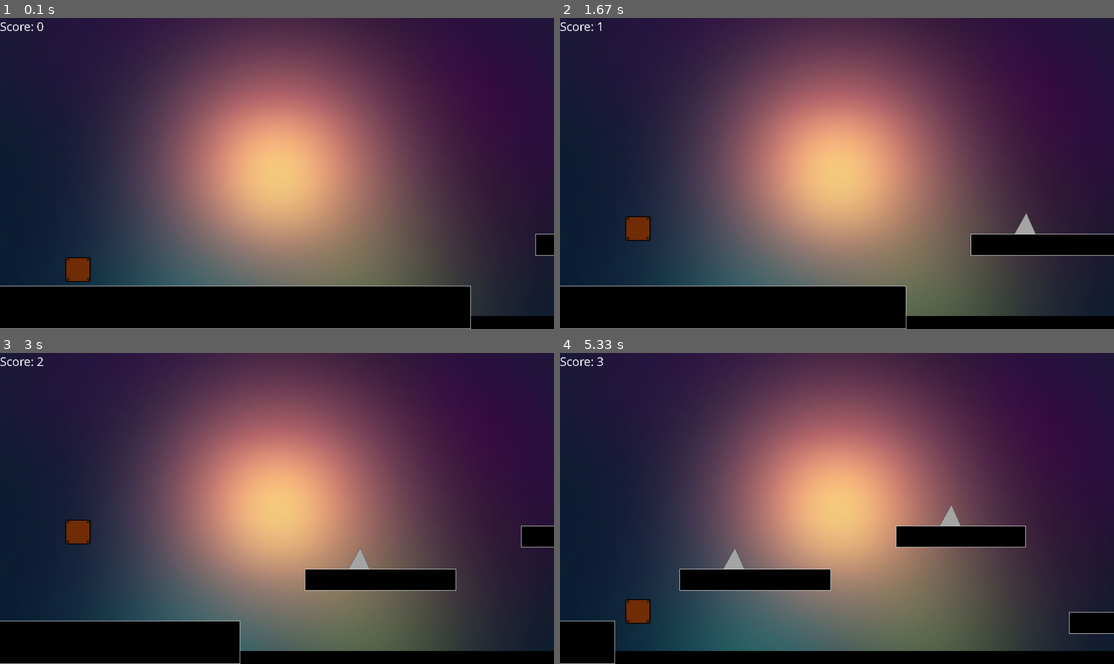
Above: before the commit, frames 1-4 (two rows, left to right).
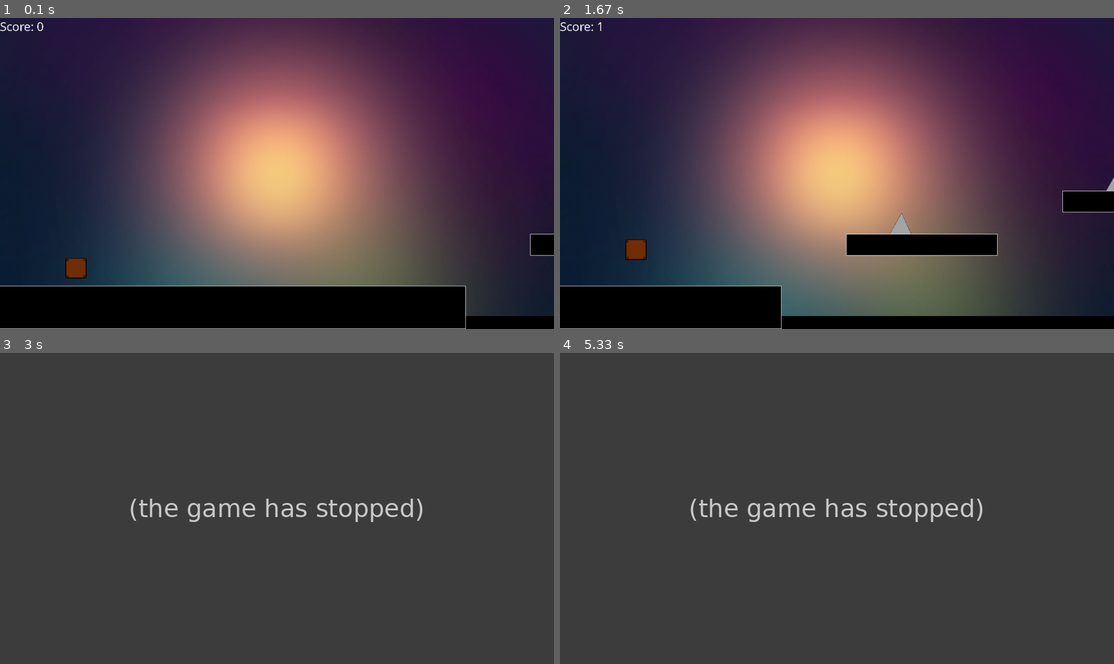
Above: after the commit, the same moments.

Repository: JoseMariaPereira/cube_jumper
Game: pygame game, started from pygame/main.py
Same seed, same stepped clock (60 frames per second), same inputs: the game is played once before the commit and once after it.
Inputs:
- Up to frame 1 (0.1 s): no input
- Up to frame 2 (1.67 s): hold Up 0.33-0.8 s; hold Up 0.83-1.2 s; hold Up 1.23-1.53 s; hold Up from 1.57 s (still down)
- Up to frame 3 (3 s): release Up at 1.93 s; hold Up 2.3-2.67 s
- Up to frame 4 (5.33 s): no input

The runs differ from the first frame. In frame 1, 0.4% of the frame differs, in the area x 11-97%, y 69-100%; in frame 2, 6.9%; in frame 3, 87%; in frame 4, 87%, in the area x 0-100%, y 0-100%.
After the commit the program exited at 2.93 s; later frames show no game.

Commit message:
cambios de velocidad

Diff:
--- a/pygame/Grounds.py
+++ b/pygame/Grounds.py
@@ -1,22 +1,37 @@
 from pygame.locals import *
+from enum import Enum
 
 import Spikes
 import variables
 import pygame
 
 
+class GroundSize(Enum):
+    NONE = (0, 0)
+    START_GROUND = (1280, 100)
+    SMALL_RECT = (50, 20)
+    SMALL_CUBE = (50, 50)
+    MEDIUM_RECT = (200, 50)
+    BIG_RECT = (300, 50)
+
+
 class MiniGround:
 
-    def __init__(self, x, y, width, height):
+    def __init__(self, x, y, width=0, height=0, size: GroundSize = GroundSize.NONE):
         self.startPosx = x
         self.position_x = x
         self.position_y = y
-        self.startRect = Rect(x, y, width, height)
+        w = width
+        h = height
+        if size != GroundSize.NONE:
+            w = size.value[0]
+            h = size.value[1]
+        self.startRect = Rect(x, y, w, h)
         self.rect: Rect = self.startRect
-        self.width = width
+        self.width = w
 
     def move(self, deltaTime):
-        self.position_x += deltaTime * (variables.gameSpeed + 50)
+        self.position_x += deltaTime * (variables.gameSpeed * variables.screenSpeed)
         if self.position_x <= -self.width:
             return False
         return True
@@ -24,7 +39,7 @@
 allGrounds = list((
         MiniGround(x=0, y=620, width=1100, height=100),
         MiniGround(x=1250, y=500, width=350, height=50),
-        MiniGround(x=1750, y=400, width=300, height=50),
+        MiniGround(x=1750, y=400, size=GroundSize.BIG_RECT),
         MiniGround(x=2150, y=600, width=200, height=50),
         MiniGround(x=2500, y=500, width=300, height=50),
         MiniGround(x=3000, y=500, width=50, height=50),
--- a/pygame/Player.py
+++ b/pygame/Player.py
@@ -11,7 +11,7 @@
         self.position_x = 0
         self.position_y = 0
         self.jumpSpeed = 0
-        self.jumpForce = 20
+        self.jumpForce = 15
 
     def startJumping(self):
         self.jumpSpeed = -self.jumpForce
@@ -23,8 +23,8 @@
         self.jumpSpeed += speed
 
     def stopJumping(self, rect: Rect, playerRect: Rect):
-        if rect.midtop[1] >= playerRect.midbottom[1] - 40:
-            self.position_y = rect.y - 59
+        if rect.midtop[1] >= playerRect.midbottom[1] - 30:
+            self.position_y = rect.y - 49
             self.jumpSpeed = 0
             return True
         return False
--- a/pygame/Spikes.py
+++ b/pygame/Spikes.py
@@ -15,7 +15,7 @@
         self.width = surface.get_width()
 
     def move(self, deltatime):
-        self.position_x += deltatime * (variables.gameSpeed + 50)
+        self.position_x += deltatime * (variables.gameSpeed * variables.screenSpeed)
         if self.position_x <= -self.width:
             return False
         return True
--- a/pygame/main.py
+++ b/pygame/main.py
@@ -15,7 +15,7 @@
     fondo = pygame.image.load('img/bg/bg.jpg')
     fondo = pygame.transform.scale(fondo, (1280, 720))
     player = pygame.image.load('img/player/player.png')
-    player = pygame.transform.scale(player, (60, 60))
+    player = pygame.transform.scale(player, (50, 50))
 
     cube = Cube()
 
@@ -81,7 +81,7 @@
             spikes.remove(spi)
 
         # move world
-        variables.screenPosition += dt * (variables.gameSpeed + 50)
+        variables.screenPosition += dt * (variables.gameSpeed * variables.screenSpeed)
         variables.score += dt * (variables.gameSpeed) / 5
 
         # check collision
--- a/pygame/variables.py
+++ b/pygame/variables.py
@@ -1,7 +1,9 @@
 title = "El mejor de los juegos!"
 
-gravity = 10
+gravity = 15
 gameSpeed = 1
+
+screenSpeed = 100
 
 screenPosition = 0
 score = 0
